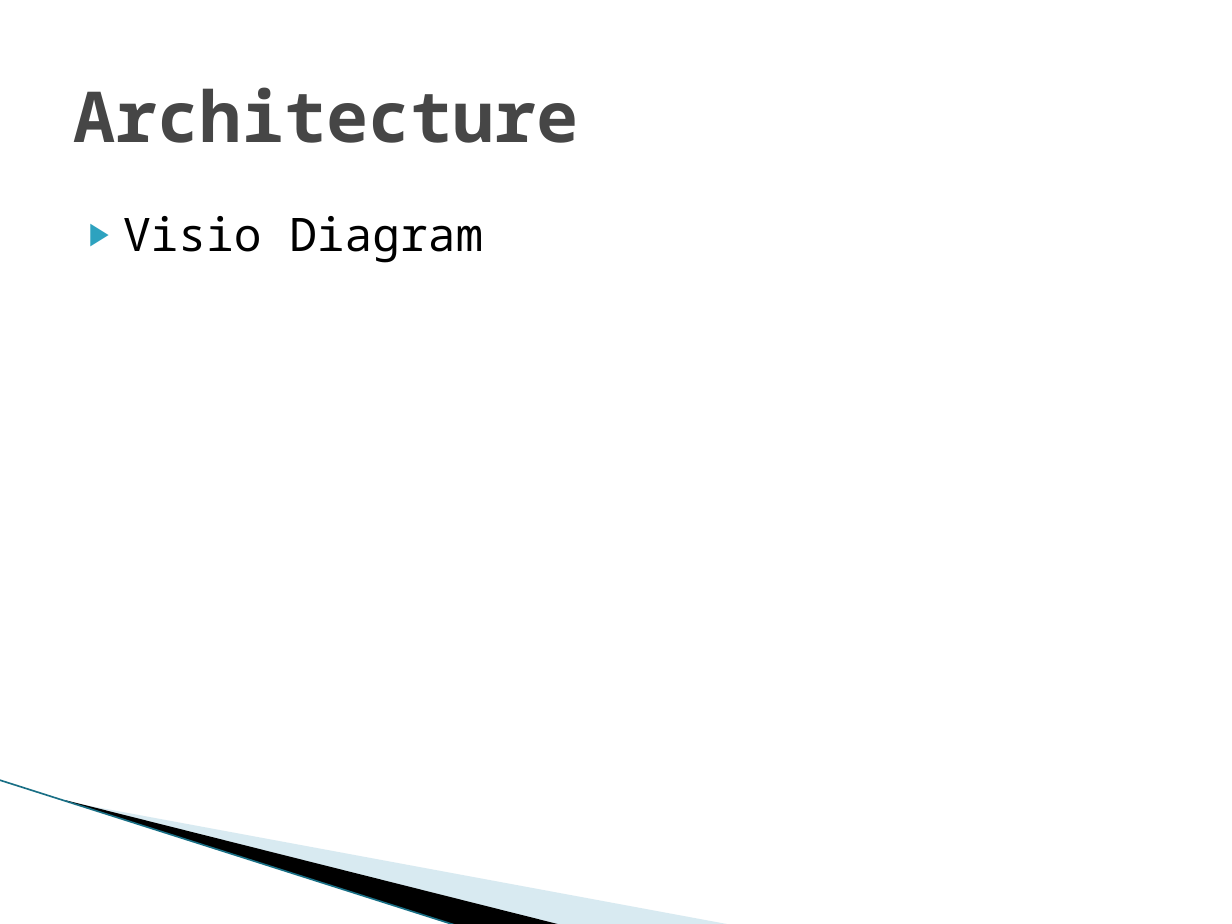
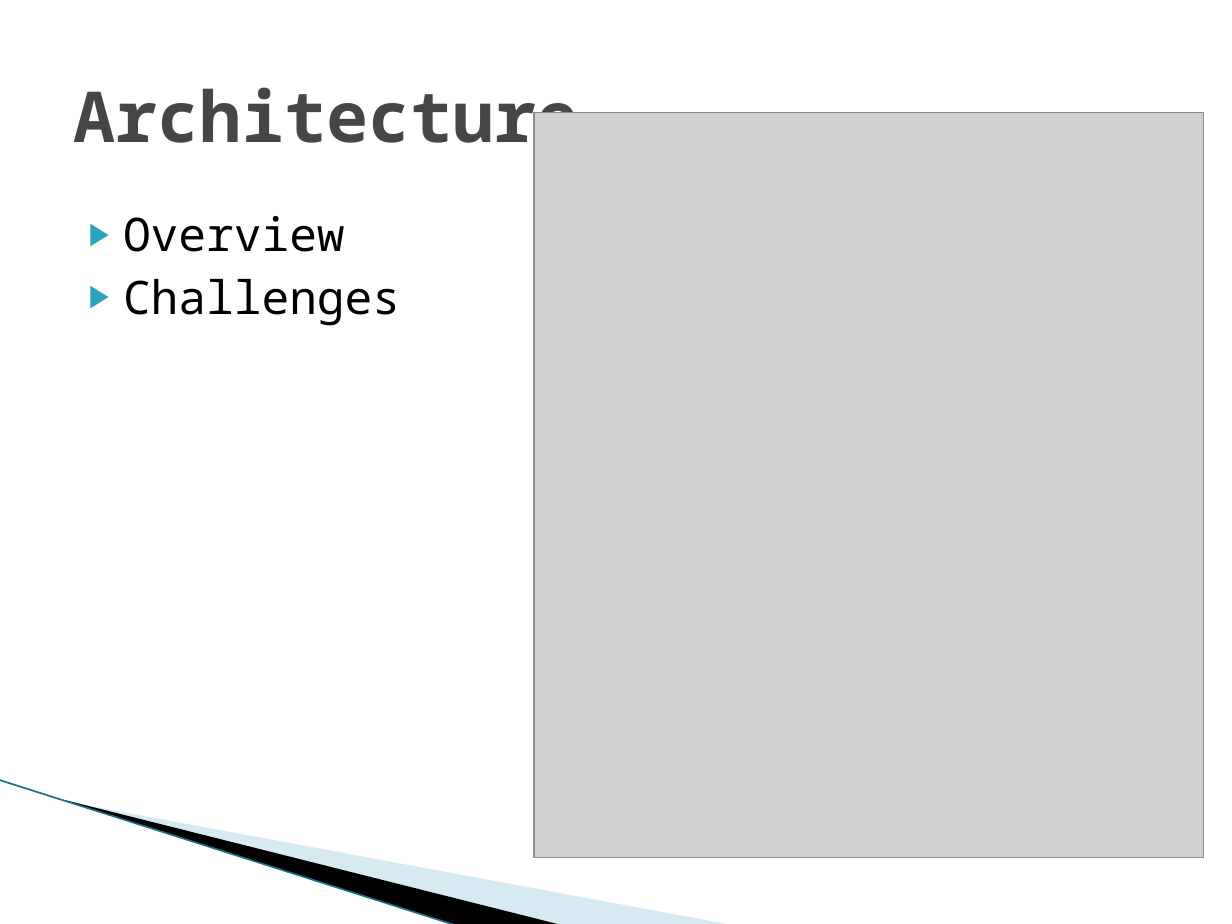
Before and after one commit to SDSMT-CSC/ECPMA, a slide deck: slide 9 of Documentation/Presentation1.pptx. Drawn at 1232x924 pixels with LibreOffice and Linux fonts; fonts in the diff are those of the drawing; grey boxes stand for pictures; background and template pictures are left out. Boxes give left, top, right and bottom in pixels: in the first picture for what was removed or moved away, otherwise in the second. Text is boxed around its words. In the diff, an @@ line names an element or a change of style, - is before the commit and + after.

Commit message:
small changes, updates... ?

```diff
--- a/Documentation/Presentation1.pptx
+++ b/Documentation/Presentation1.pptx
@@ picture added at [533,113,1204,857] @@
@@ text at [123,216,400,326]: text changed @@
-▶ Visio Diagram
+▶ Overview
+▶ Challenges
```
Also in this commit, not shown: 1 slide added.
